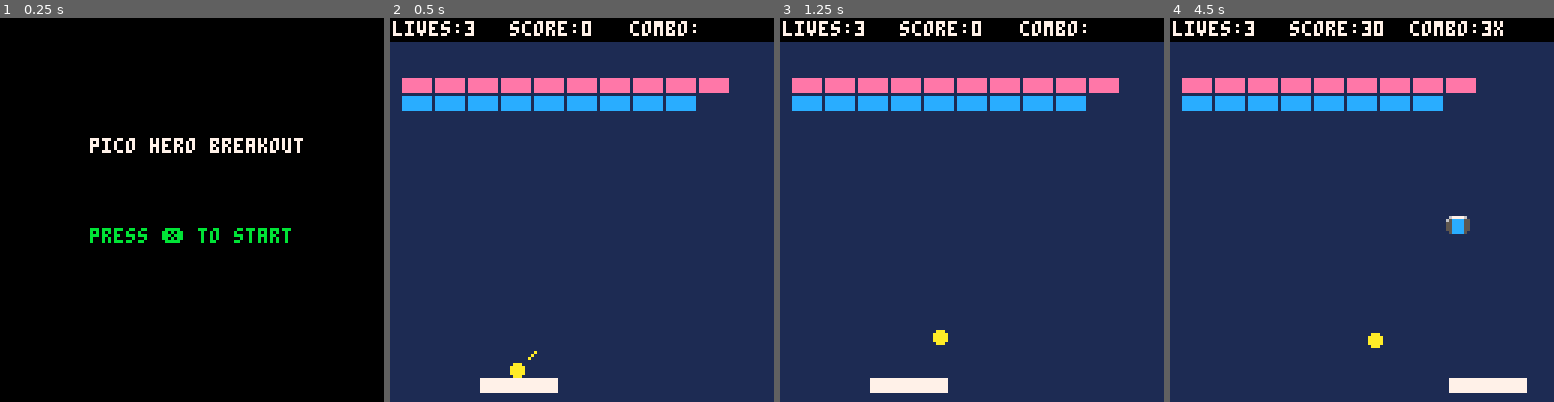
Above: before the commit, frames 1-4 (left to right).
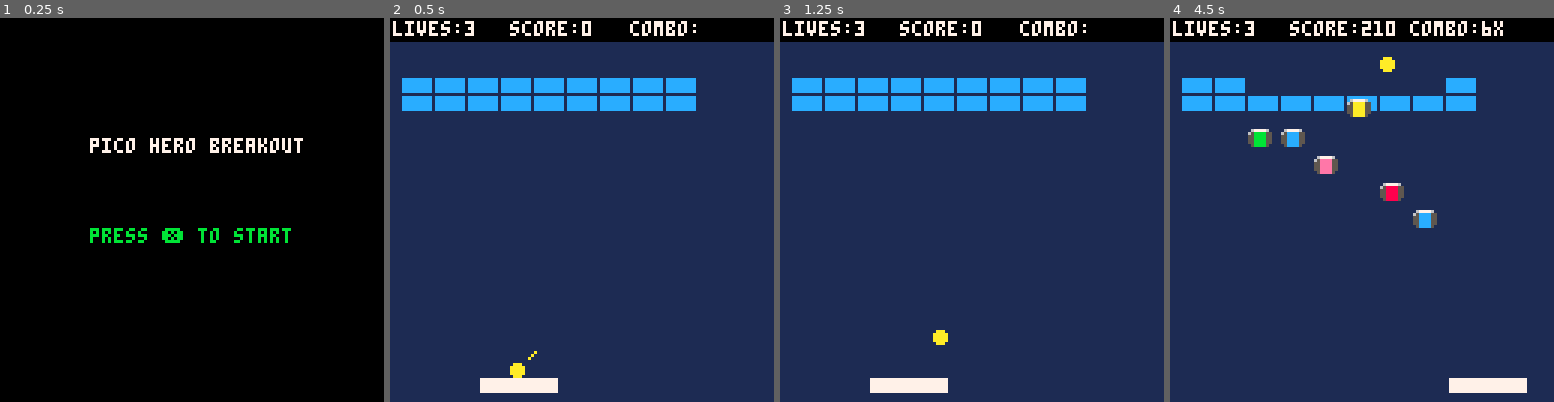
Above: after the commit, the same moments.

Repository: ivanarellano/pico8-doodles
Game: PICO-8 cartridge breakout/breakout.p8
The game is run twice, just before and just after one commit, with the same random seed, the same clock (stepped at 60 frames per second) and the same inputs.
Inputs:
- Up to frame 1 (0.25 s): no input
- Up to frame 2 (0.5 s): tap X (X key) at 0.33 s
- Up to frame 3 (1.25 s): tap X (X key) at 1.07 s
- Up to frame 4 (4.5 s): hold Right 1.6-2.1 s; tap X (X key) at 1.85, 2.97, 4.08 s; hold Right 2.47-3.03 s; hold Left 3.08-3.58 s; hold Right from 4.02 s (still down)

Frame 1 is identical in both runs. In frame 2, 3.1% of the frame differs, in the area x 3-89%, y 15-20%; in frame 3, 3.1%; in frame 4, 5.4%, in the area x 3-84%, y 0-86%.

Commit message:
Add life and catch powerups

Diff:
--- a/breakout/breakout.p8
+++ b/breakout/breakout.p8
@@ -7,7 +7,7 @@
 	level=""
 	levelnum=1
 	levels={}
-	levels[1]="b9b/p9"
+	levels[1]="p9/p9"
 	--levels[1]="////x4b/s9s"
 	--levels[2]="bxhxexixpxbxbxbxbxbxbxbxbxbxbxbxbxbxbxbxbxbxbxbxbxbxbxbx"
 	debug=""
@@ -156,6 +156,9 @@
 	ball_ang=1
 	combo_mult=1
 	sticky=true
+	catch=false
+	powerup=0
+	powerup_t=0
 	resetpowerups()
 end
 
@@ -320,10 +323,10 @@
 			if pup_t[i]==5 then
 				palt(0,false)
 				palt(11,true)
-			else
-				spr(pup_t[i],pup_x[i],pup_y[i])
-				palt()
-			end
+			end
+
+			spr(pup_t[i],pup_x[i],pup_y[i])
+			palt()
 		end
 	end
 
@@ -417,6 +420,37 @@
 
 	pad_x+=pad_dx
 	pad_x=mid(0,pad_x,127-pad_w)
+
+	--move powerups
+	for i=1,#pup_x do
+		if pup_v[i] then
+			pup_y[i]+=.5
+			--check coll for powerup
+			if pup_y[i]>127 then
+				pup_v[i]=false
+			end
+			if box_box(pup_x[i],pup_y[i],8,6,pad_x,pad_y,pad_w,pad_h) then
+				pup_v[i]=false
+				applypower(pup_t[i])
+				sfx(1)
+			end
+		end
+	end
+
+	if levelfinished() then
+		_draw()
+		levelover()
+	end
+
+	--powerup timer
+	if powerup!=0 then
+		powerup_t-=1
+		if powerup_t<=0 then
+			powerup=0
+		end
+	end
+
+	checkexplosions()
 
 	if sticky then
 		ball_x = pad_x+flr(pad_w/2)
@@ -480,6 +514,10 @@
 		end
 		sfx(1)
 		combo_mult=1
+		--catch
+		if powerup==3 then
+			sticky=true
+		end
 	end
 
 	brickhit=false
@@ -503,24 +541,7 @@
 	ball_x = nextx
 	ball_y = nexty
 
-	--move powerups
-	for i=1,#pup_x do
-		if pup_v[i] then
-			pup_y[i]+=.5
-			--check coll for powerup
-			if pup_y[i]>127 then
-				pup_v[i]=false
-			end
-			if box_box(pup_x[i],pup_y[i],8,6,pad_x,pad_y,pad_w,pad_h) then
-				pup_v[i]=false
-				--todo:apply powerup
-				sfx(1)
-			end
-		end
-	end
-
-	checkexplosions()
-
+	--ball missed paddle
 	if nexty>127 then
 		sfx(0)
 		lives-=1
@@ -530,10 +551,38 @@
 			serveball()
 		end
 	end
-
-	if levelfinished() then
-		_draw()
-		levelover()
+end
+
+function applypower(p)
+	if p==1 then
+		--slowdown
+		powerup=1
+		powerup_t=0
+	elseif p==2 then
+		--life
+		powerup=2
+		powerup_t=0
+		lives+=1
+	elseif p==3 then
+		--catch
+		powerup=3
+		powerup_t=600 --60fps*10sec
+	elseif p==4 then
+		--expand
+		powerup=4
+		powerup_t=0
+	elseif p==5 then
+		--reduce
+		powerup=5
+		powerup_t=0
+	elseif p==6 then
+		--megaball
+		powerup=6
+		powerup_t=0
+	elseif p==7 then
+		--multiball
+		powerup=7
+		powerup_t=0
 	end
 end
 
